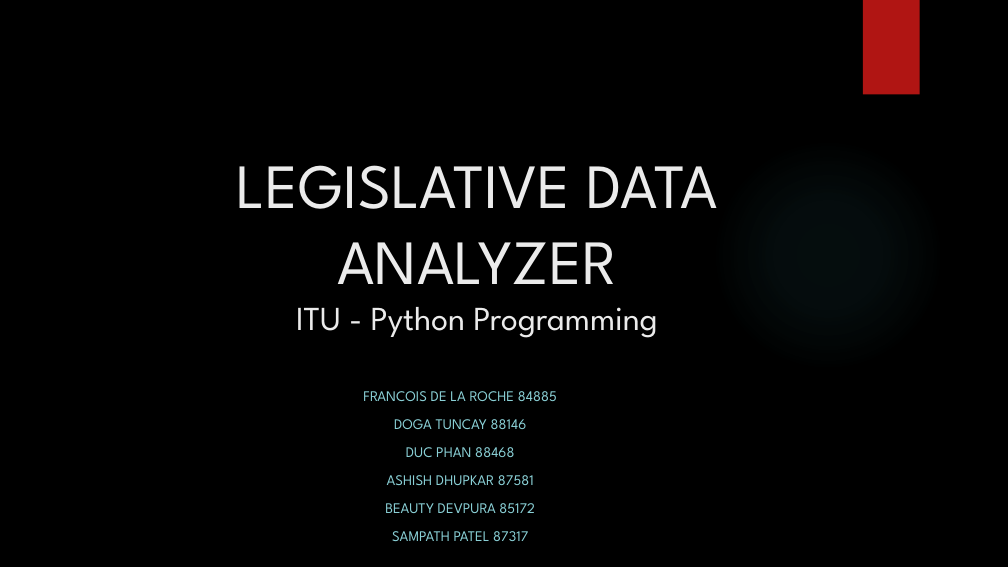
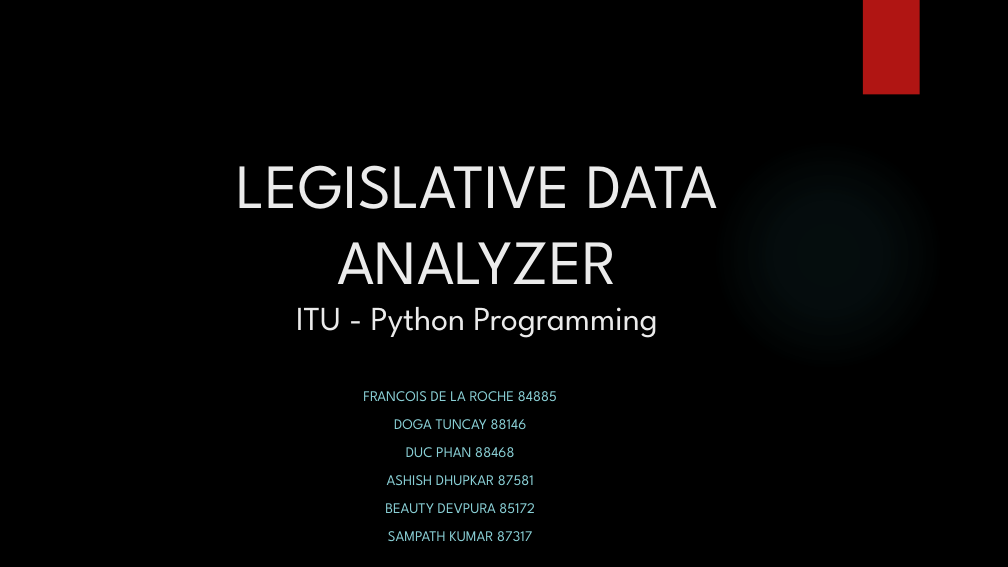
Before and after one commit to dogat-ruby/CityStay, a slide deck: slide 1 of docs/LEGISLATIVE DATA ANALYZER.pptx. Drawn at 1008x567 pixels with LibreOffice and Linux fonts; fonts in the diff are those of the drawing; background and template pictures are left out. Boxes give left, top, right and bottom in pixels: in the first picture for what was removed or moved away, otherwise in the second. Text is boxed around its words. In the diff, an @@ line names an element or a change of style, - is before the commit and + after.

Commit message:
Updated

```diff
--- a/docs/LEGISLATIVE DATA ANALYZER.pptx
+++ b/docs/LEGISLATIVE DATA ANALYZER.pptx
@@ subtitle at (x1=388, y1=531, x2=532, y2=541): text changed @@
-SAMPATH PATEL 87317
+SAMPATH KUMAR 87317
```
Also in this commit, not shown: 1 slide added.
